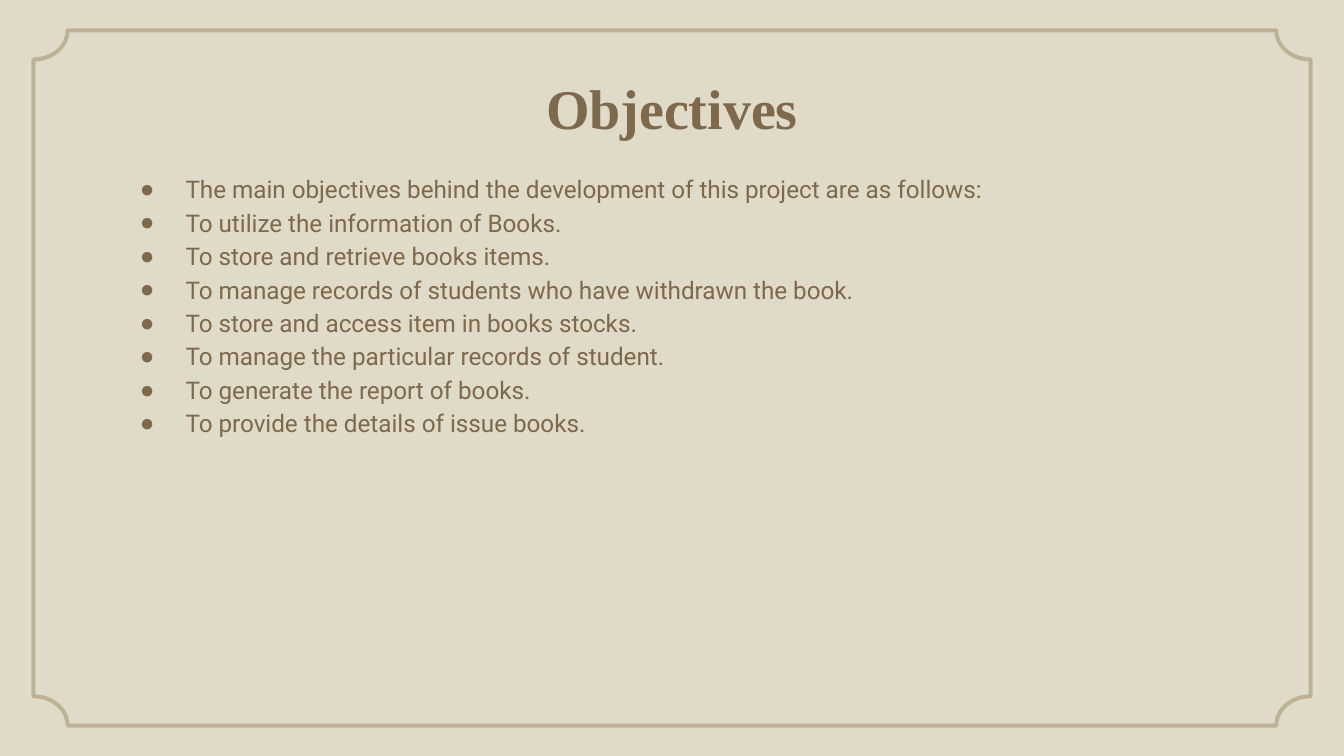
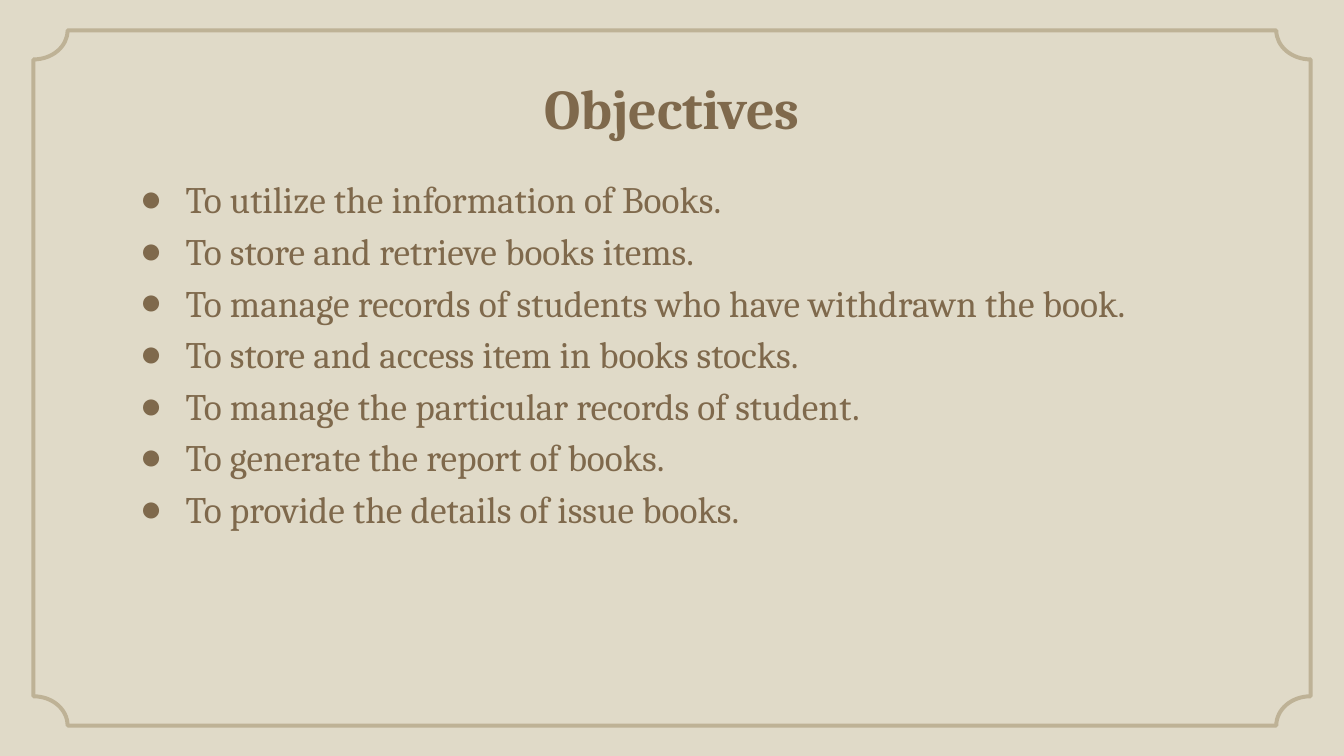
Before and after one commit to Andipstha/theFusion-Project-I, a slide deck: slide 5 of Documentation/LBMS_Presentation.pptx. Drawn at 1344x756 pixels with LibreOffice and Linux fonts; fonts in the diff are those of the drawing; background and template pictures are left out. Boxes give left, top, right and bottom in pixels: in the first picture for what was removed or moved away, otherwise in the second. Text is boxed around its words. In the diff, an @@ line names an element or a change of style, - is before the commit and + after.

```diff
--- a/Documentation/LBMS_Presentation.pptx
+++ b/Documentation/LBMS_Presentation.pptx
@@ title "Objectives" at (544,90,800,141): font Times New Roman to Cambria @@
@@ text "To utilize the information of ..." at (186,186,1126,531): size 13 to 20 pt, font Roboto to Cambria @@
@@ text at (186,179,981,203): paragraph removed @@
-● The main objectives behind the development of this project are as follows:
```
Also in this commit, not shown: 9 other slides changed, 2 other files.
